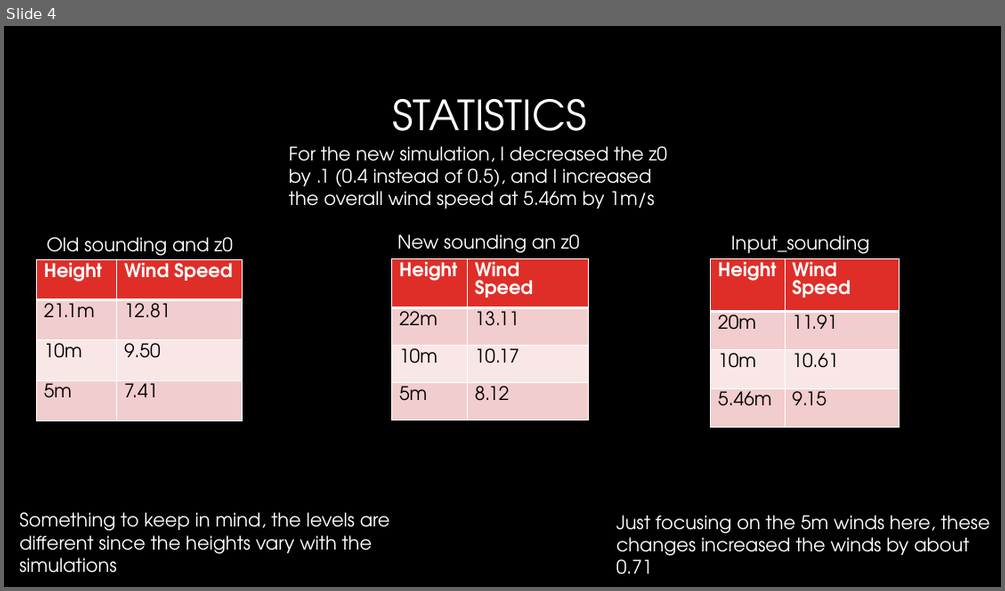
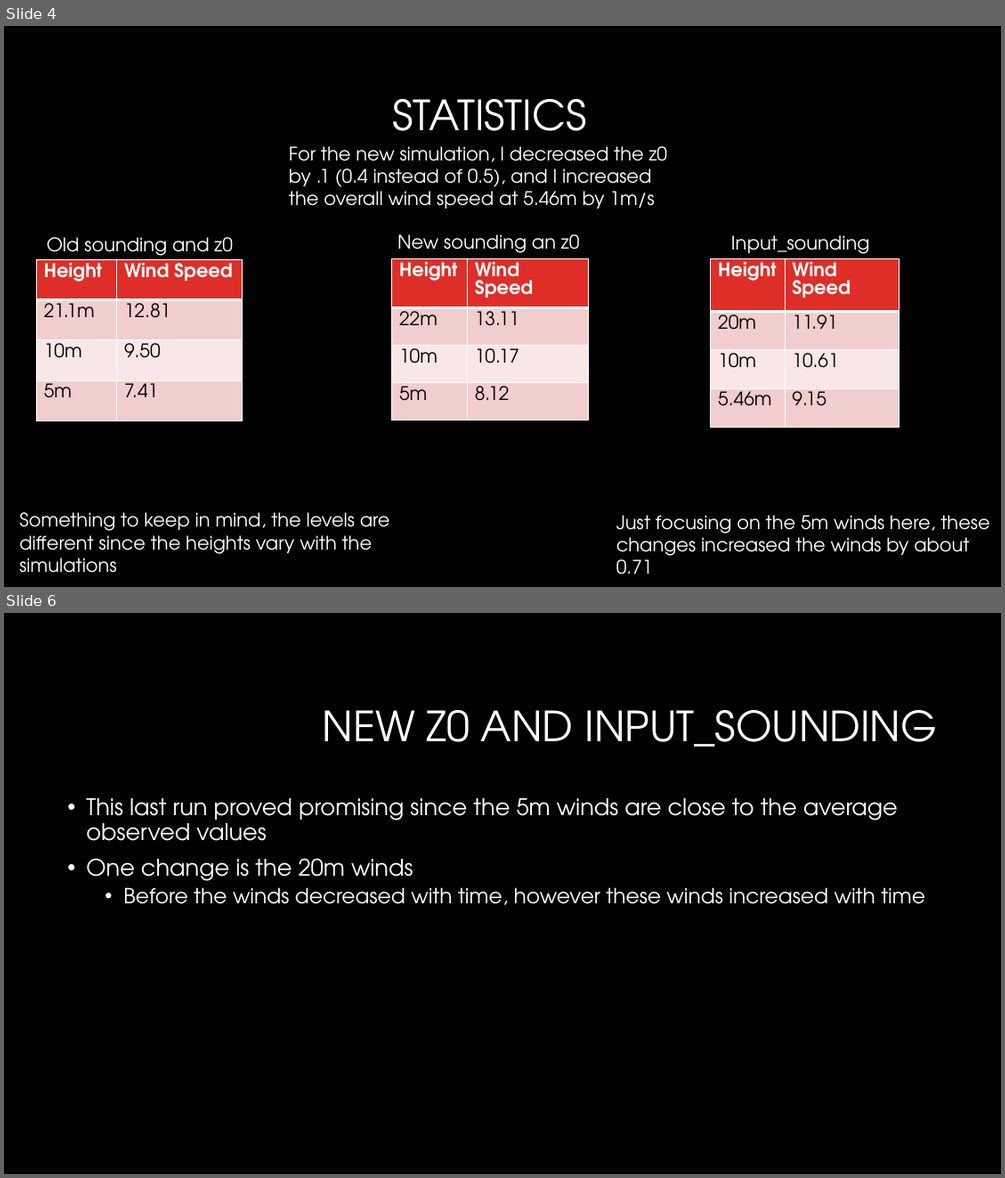
Before and after one commit to Jeremy-Benik/Meeting_Notes, a slide deck: 09022022_Presentation.pptx. Shown one above the other, each under a label of ours: slide 4 before the commit, slides 4 and 6 after it; the slides between them are not shown. The pictures are 1005x591 and 1005x1178 pixels, drawn with LibreOffice and Linux fonts; fonts in the diff are those of the drawing; background and template pictures are left out. Boxes give left, top, right and bottom in pixels: in the first picture for what was removed or moved away, otherwise in the second. Text is boxed around its words. In the diff, an @@ line names an element or a change of style, - is before the commit and + after.

```diff
--- a/09022022_Presentation.pptx
+++ b/09022022_Presentation.pptx
@@ slide 6 added at box(4, 613, 1001, 1174), background #000000 @@
@@ title added at box(323, 710, 938, 747), 40 pt, text #FFFFFF @@
+NEW Z0 AND INPUT_SOUNDING
@@ text added at box(86, 798, 925, 905), 22 pt, text #FFFFFF @@
+• This last run proved promising since the 5m winds are close to the average observed values
+• One change is the 20m winds
+  • Before the winds decreased with time, however these winds increased with time
```
Also in this commit, not shown: 1 slide changed, 4 other slides added, 1 slide removed.
